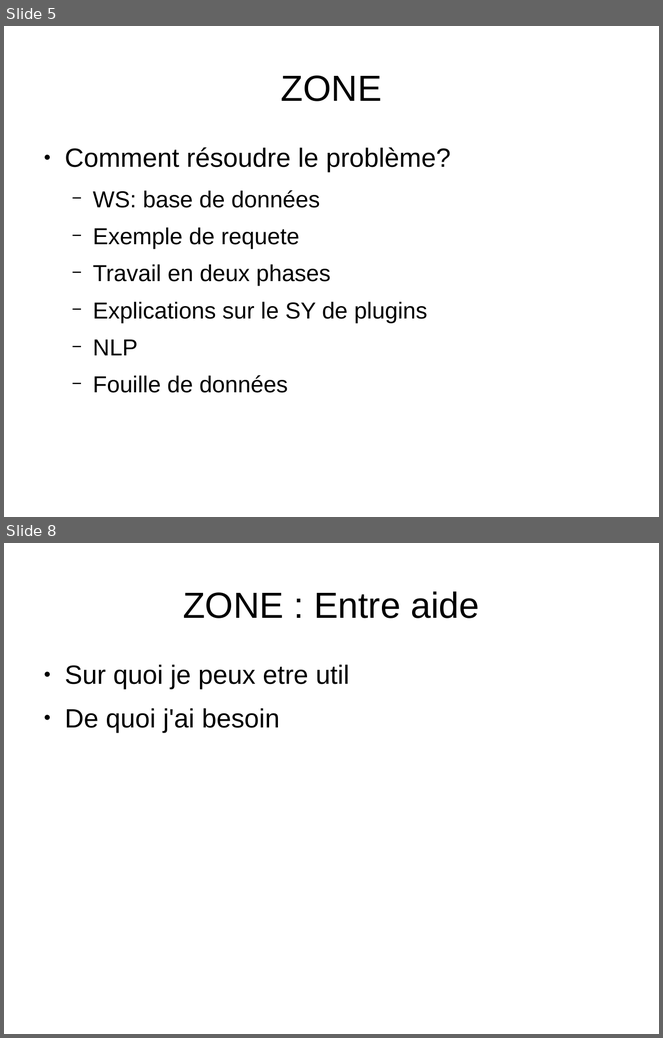
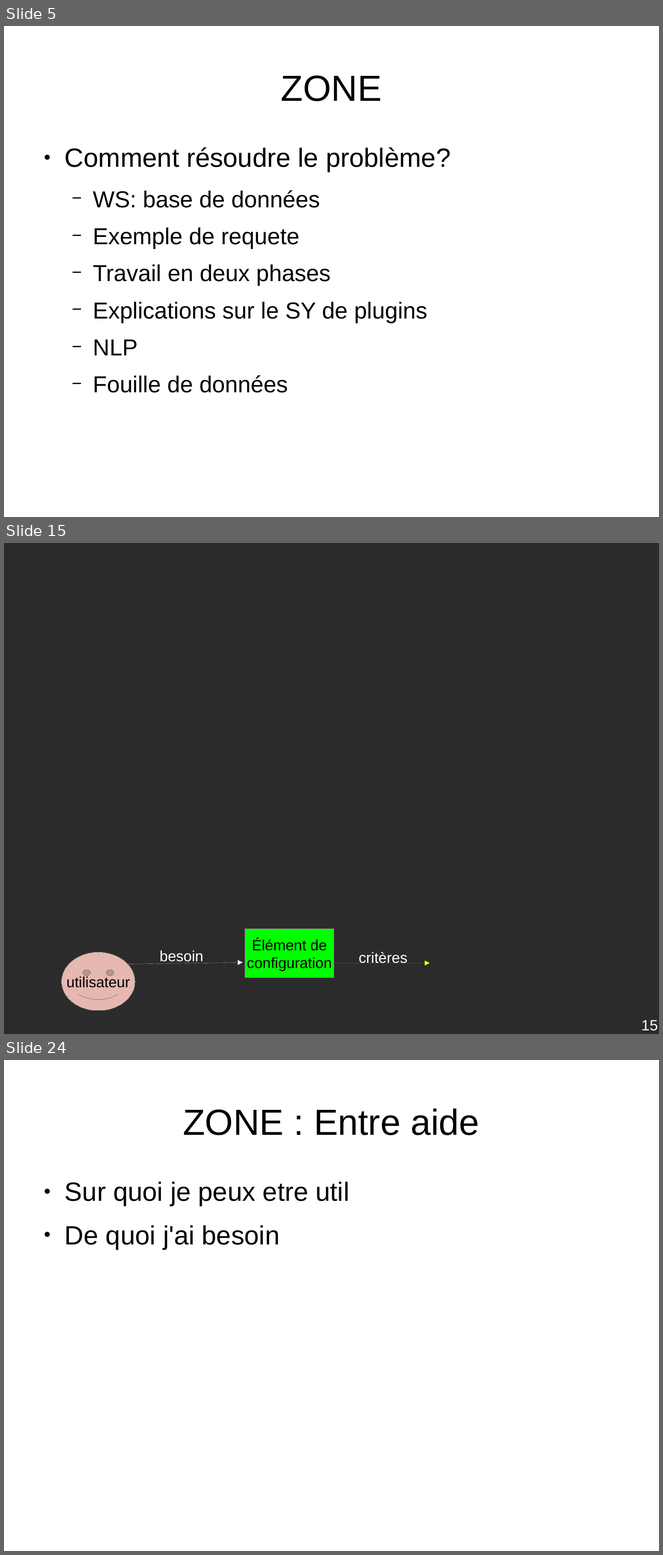
Before and after one commit to descl/ZONE, a slide deck: docs/presentationINRIA1.odp. Shown one above the other, each under a label of ours: slides 5 and 8 before the commit, slides 5, 15 and 24 after it; the slides between them are not shown. The pictures are 663x1038 and 663x1555 pixels, drawn with LibreOffice and Linux fonts; fonts in the diff are those of the drawing; background and template pictures are left out; a plain dark background stands for a picture behind light text. Boxes give left, top, right and bottom in pixels: in the first picture for what was removed or moved away, otherwise in the second. Text is boxed around its words. In the diff, an @@ line names an element or a change of style, - is before the commit and + after.

```diff
--- a/docs/presentationINRIA1.odp
+++ b/docs/presentationINRIA1.odp
@@ slide 15 added at [4, 543, 659, 1034], background picture (left out) @@
@@ rectangle added at [245, 929, 335, 979], fill #00FF00, outline #808080 0 pt, 18 pt, text #000000 @@
+Élément de
+configuration
@@ smiley face added at [62, 953, 136, 1011], fill #E6B8AF, outline #808080 0 pt, 18 pt, text #000000 @@
+utilisateur
@@ arrow added from (126, 965) to (243, 963), #FFFFFF 0 pt @@
@@ text added at [159, 951, 203, 964], 18 pt, text #FFFFFF @@
+besoin
@@ arrow added from (304, 963) to (430, 963), #FFFF00 0 pt @@
@@ text added at [359, 952, 408, 964], 18 pt, text #FFFFFF @@
+critères
@@ page number added at [642, 1020, 658, 1031], 18 pt, text #FFFFFF @@
+15
@@ what was slide 8 is now slide 24 @@
```
Also in this commit, not shown: 4 slides changed, 15 other slides added.
